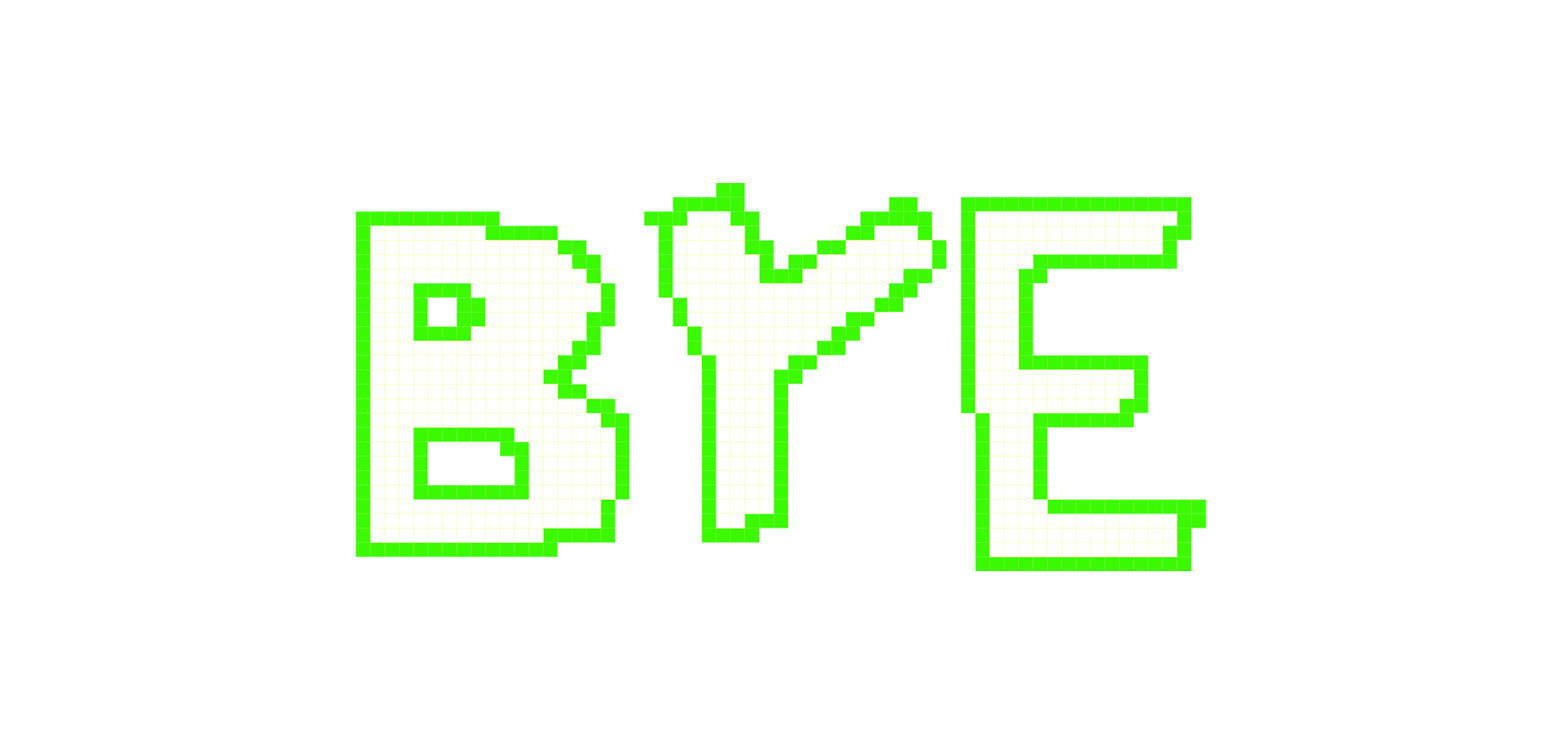
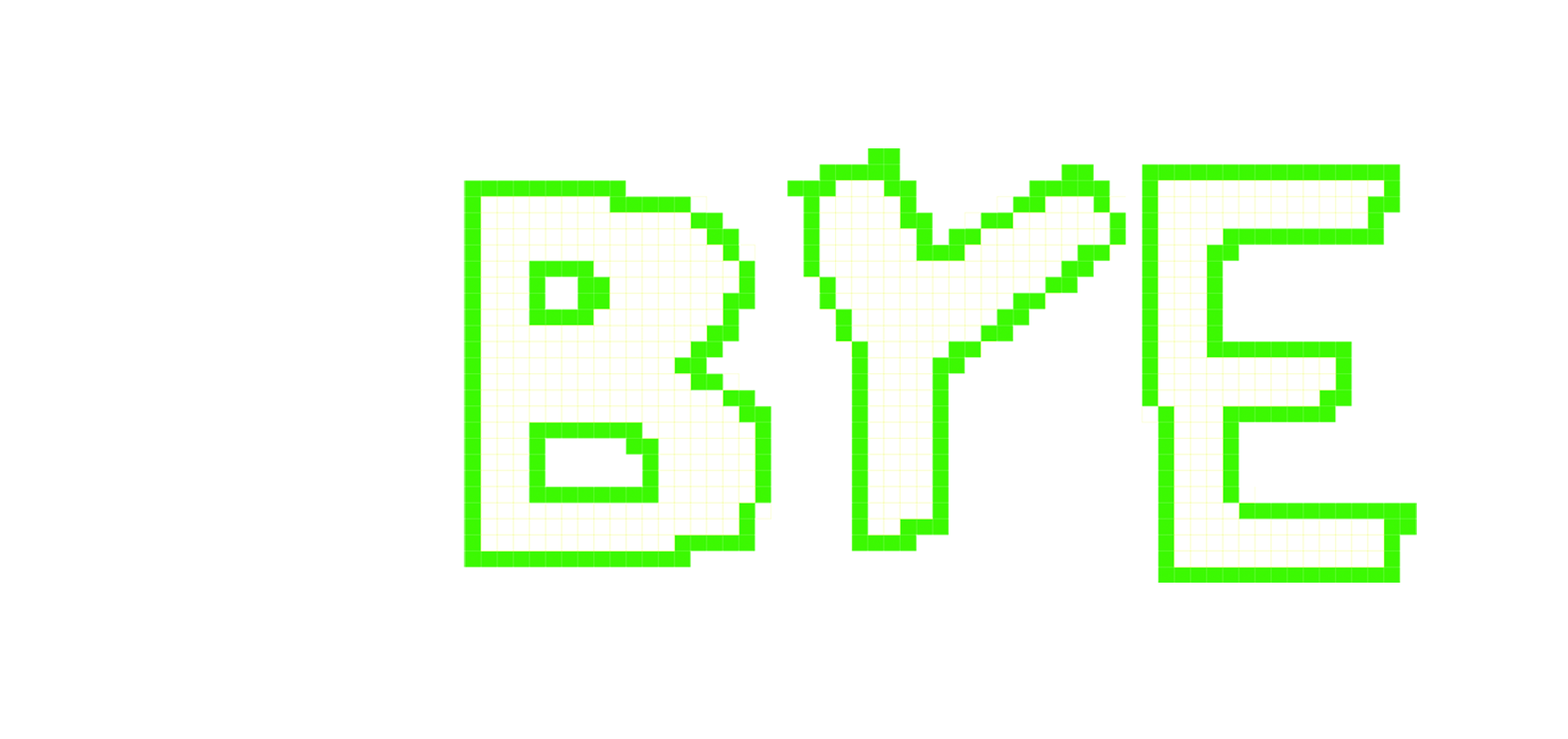
Layer changes from the first 1568px x 739px image to the second:
painted on "Layer 4" over [355, 148, 1417, 583]
